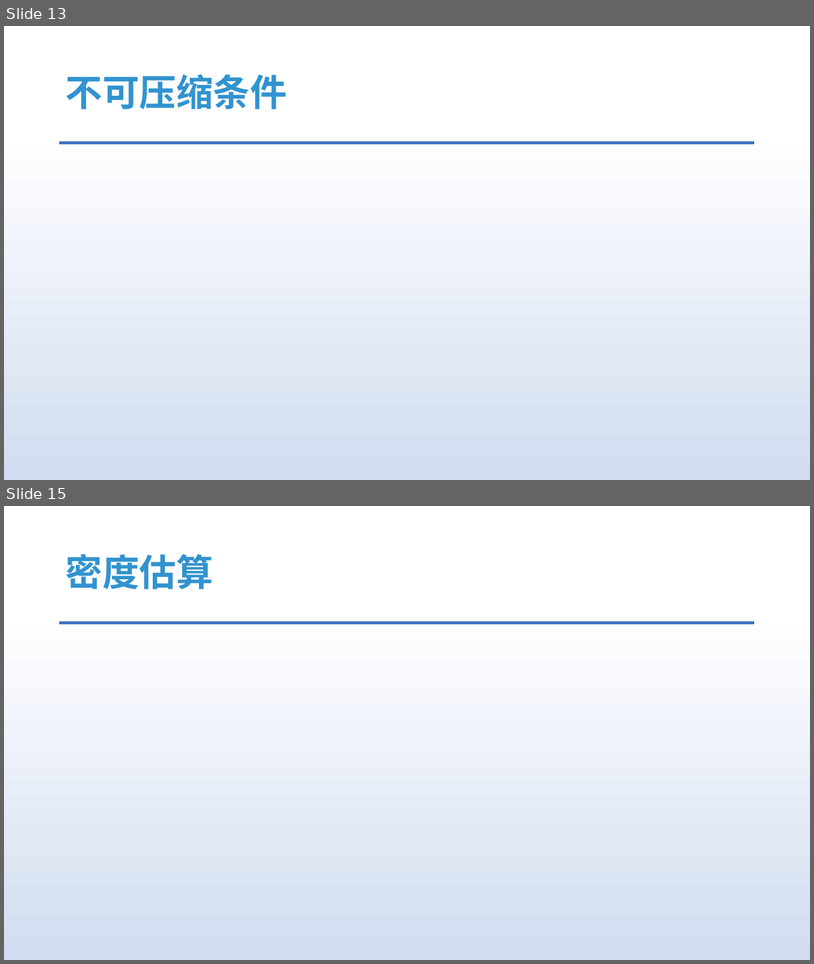
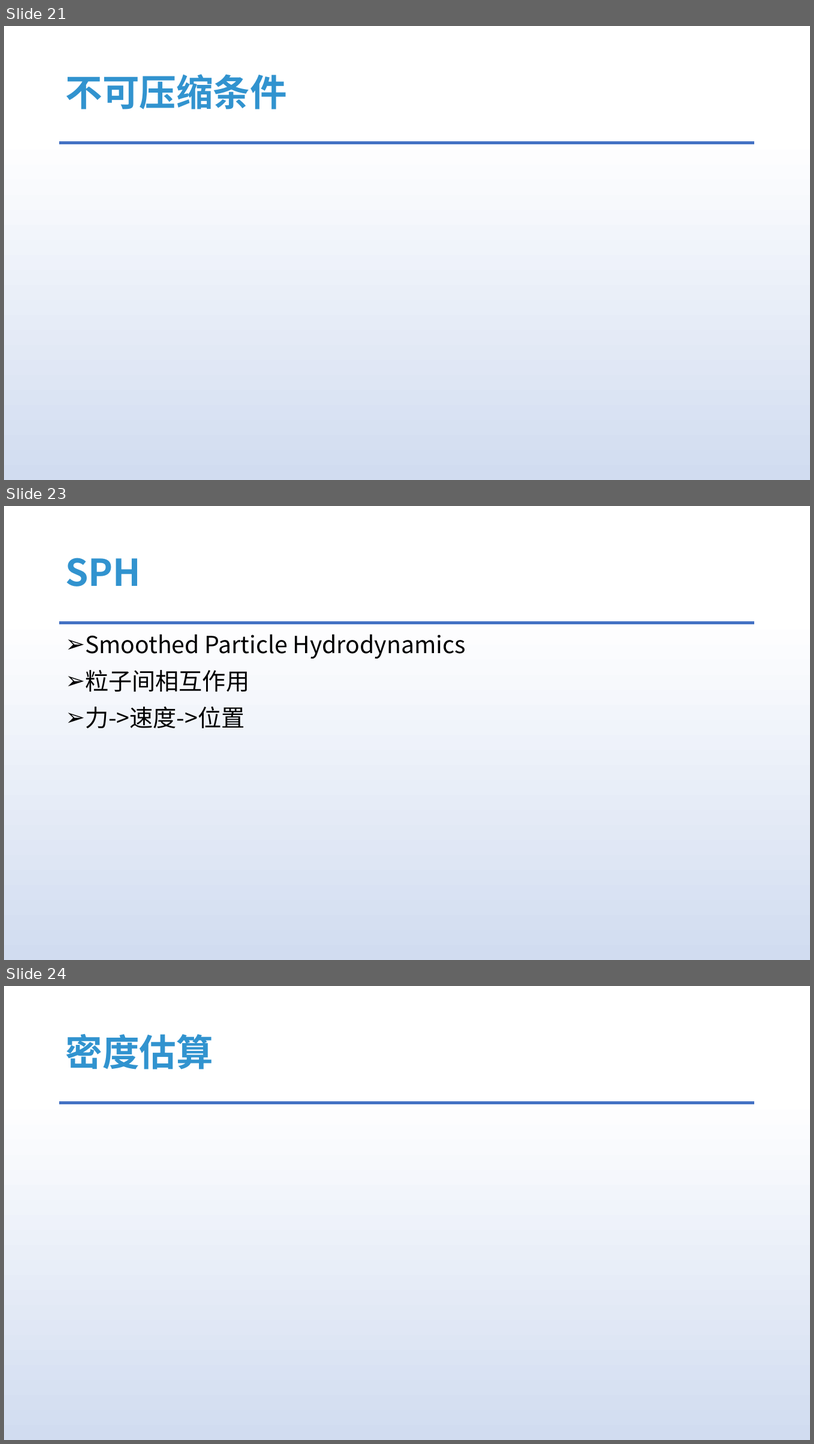
Before and after one commit to answerear/UnityFluid, a slide deck: doc/流体模拟入门分享.pptx. Shown one above the other, each under a label of ours: slides 13 and 15 before the commit, slides 21, 23 and 24 after it; the slides between them are not shown. The pictures are 814x964 and 814x1444 pixels, drawn with LibreOffice and Linux fonts; fonts in the diff are those of the drawing; grey boxes stand for pictures. Boxes give left, top, right and bottom in pixels: in the first picture for what was removed or moved away, otherwise in the second. Text is boxed around its words. In the diff, an @@ line names an element or a change of style, - is before the commit and + after.

```diff
--- a/doc/流体模拟入门分享.pptx
+++ b/doc/流体模拟入门分享.pptx
@@ slide 23 added at (4, 506, 810, 960), background gradient #FFFFFF to #D1DCF0 to #DAE3F3 to #ABC0E4 to #BECEEA to #C7D5ED; not listed: 1 template element that a slide beside it also shows @@
@@ title added at (65, 558, 141, 586), 44 pt, text #3193CF, bold @@
+SPH
@@ text added at (85, 634, 465, 728), 28 pt, text #000000 @@
+➢ Smoothed Particle Hydrodynamics
+➢ 粒子间相互作用
+➢ 力->速度->位置
@@ what was slide 13 is now slide 21 @@
@@ what was slide 15 is now slide 24 @@
```
Also in this commit, not shown: 3 slides changed, 9 other slides added, 1 slide removed.
